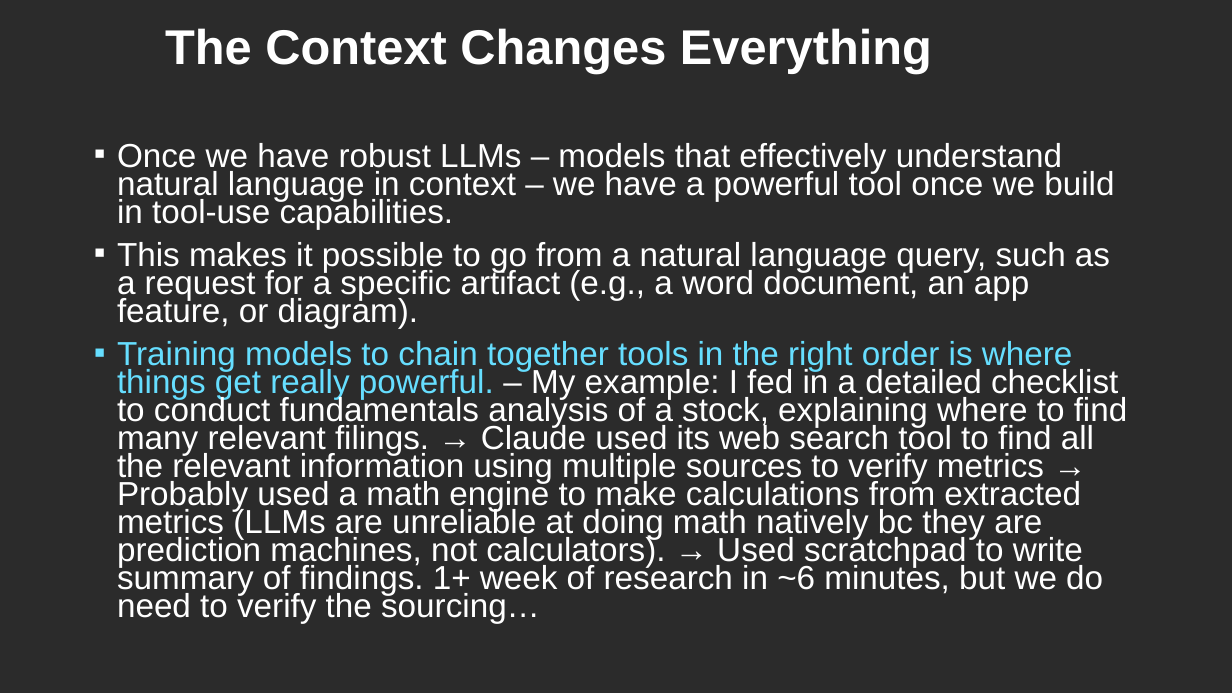
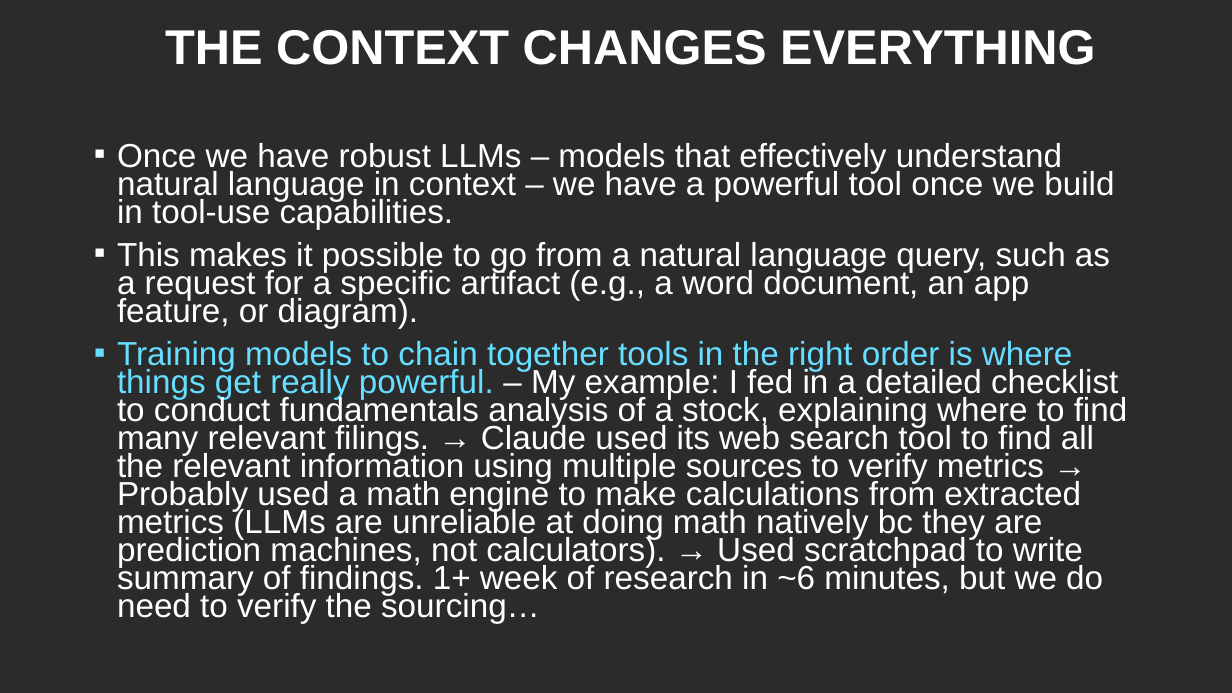
Before and after one commit to CSCI-1100/class_resources_public, a slide deck: slide 30 of downloads/ai_ml_slides.pptx. Drawn at 1232x693 pixels with LibreOffice and Linux fonts; fonts in the diff are those of the drawing; background and template pictures are left out; a plain dark background stands for a picture behind light text. Boxes give left, top, right and bottom in pixels: in the first picture for what was removed or moved away, otherwise in the second. Text is boxed around its words. In the diff, an @@ line names an element or a change of style, - is before the commit and + after.

```diff
--- a/downloads/ai_ml_slides.pptx
+++ b/downloads/ai_ml_slides.pptx
@@ title at <box>165,30,1095,65</box>: text changed @@
-The Context Changes Everything
+THE CONTEXT CHANGES EVERYTHING
```
Also in this commit, not shown: 9 other slides changed, 1 other file.
